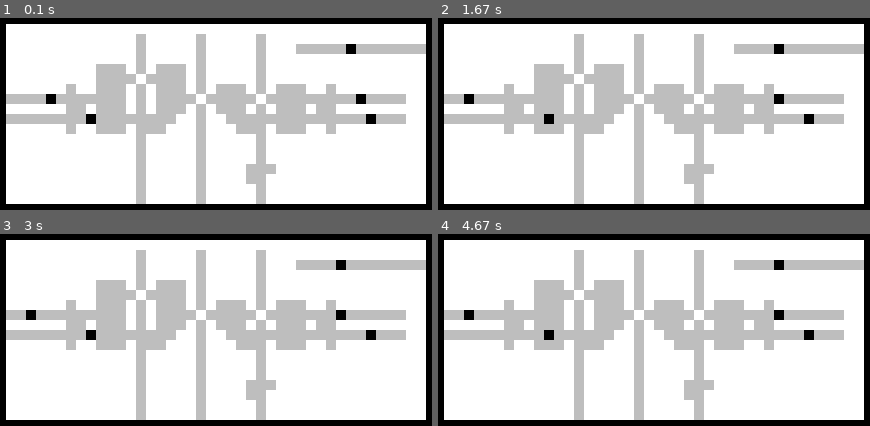
Above: before the commit, frames 1-4 (two rows, left to right).
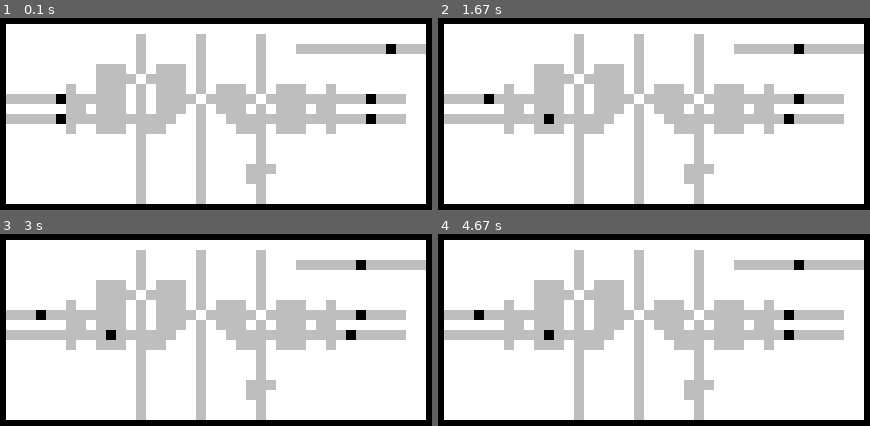
Above: after the commit, the same moments.

Repository: timo/brownomat
Game: pygame game, started from pygamefe.py
Same seed, same stepped clock (60 frames per second), same inputs: the game is played once before the commit and once after it. The source is Python 2; it was converted automatically to run under Python 3.
Inputs (mouse positions are in pixels of both pictures, inside the frame that each line leads up to):
- Up to frame 1 (0.1 s): no input
- Up to frame 2 (1.67 s): click (outside the picture) at 0.38 s
- Up to frame 3 (3 s): tap Space at 1.73, 2.23, 2.87 s; move the mouse to (outside the picture) at 2.2 s; click (outside the picture) at 2.48 s; move the mouse to (outside the picture) at 2.83 s
- Up to frame 4 (4.67 s): click (outside the picture) at 3.18 s; move the mouse to (outside the picture) at 3.63 s; tap Space at 3.67 s; click (outside the picture) at 4.05 s; move the mouse to (outside the picture) at 4.52 s

The runs differ from the first frame. In frame 1, 1.0% of the frame differs, in the area x 10-92%, y 13-56%; in frame 2, 1.0%; in frame 3, 1.2%, in the area x 6-88%, y 13-56%; in frame 4, 1.0%.

Commit message:
randomize earlier, less often. another 25% faster

Diff:
--- a/field.py
+++ b/field.py
@@ -1,12 +1,20 @@
 from __future__ import print_function
 from random import choice
 from collections import namedtuple, defaultdict
+from itertools import permutations
 
 def iterate(iterable):
     num = 0
     for item in iterable:
         yield num, item
         num += 1
+
+def first_true(iterable):
+    for item in iterable:
+        if item:
+            return item
+    return None
+
 
 BBox = namedtuple("BBox", "l, u, r, d")
 
@@ -89,6 +97,7 @@
     signals = []
     bounds = BBox(0, 0, 1, 1)
     renderers = []
+    directions = list(permutations([u, d, l, r]))
     def __init__(self, data=None, filename=None):
         if filename:
             data = open(filename).read()
@@ -139,23 +148,20 @@
                     self.fields[r(field)] = "rotate"
 
     def step(self, steps=1):
-        #print "\n".join(field_to_stringlist(self.bounds, self.fieldset, self.signals))
-        #print
-        #print
         overflow = 0
         while steps > 0 and overflow < 1000:
+            direction_order = choice(self.directions)
+
             signal = choice(self.signals)
-            possibilities = (
+            action = first_true(
                 _action_possible(f(signal), self.signals, self.fields[f(signal)])
-                 for f in [u, d, l, r])
-            possibilities = [p for p in possibilities if p]
-
-            if len(possibilities) == 0:
+                 for f in direction_order)
+
+            if not action:
                 overflow += 1
                 continue
             else:
                 steps -= 1
-            action = choice(possibilities)
 
             before_count = len(self.signals)
 
@@ -172,7 +178,6 @@
                 raise Exception("this action just changed the number of signals.")
 
 
-            action = action[:2]
             for renderer in self.renderers:
                 renderer.add_actions(*action)
 
